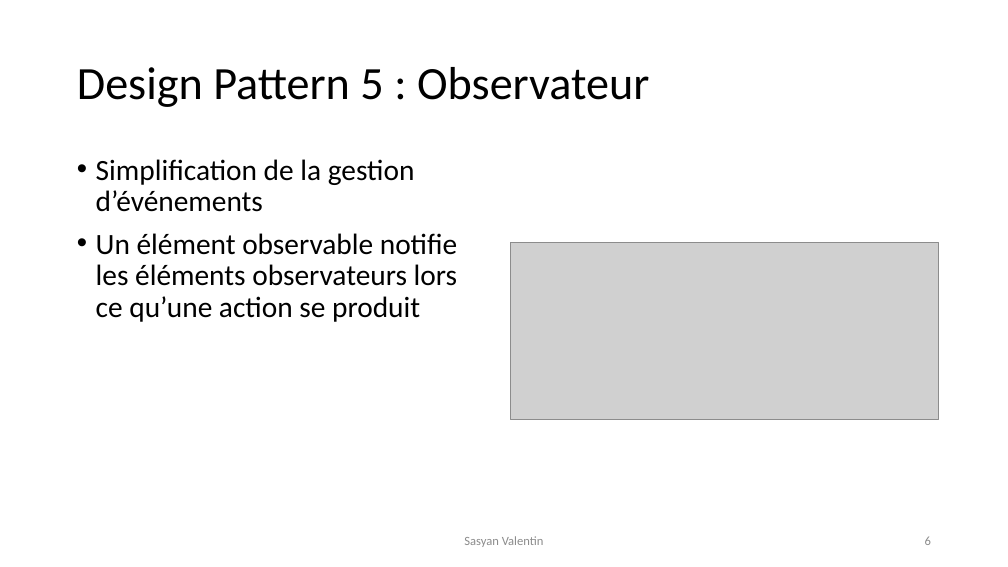
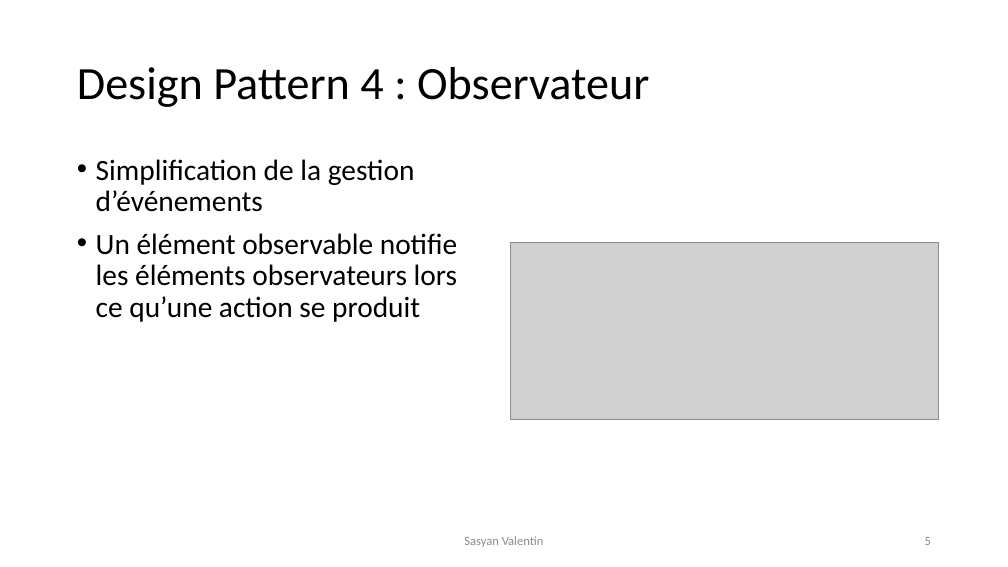
Before and after one commit to VSasyan/AndroidENSG, a slide deck: slide 5 of 0_ressources/design_patterns.pptx (slide 6 before the commit). Drawn at 1008x567 pixels with LibreOffice and Linux fonts; fonts in the diff are those of the drawing; grey boxes stand for pictures. Boxes give left, top, right and bottom in pixels: in the first picture for what was removed or moved away, otherwise in the second. Text is boxed around its words. In the diff, an @@ line names an element or a change of style, - is before the commit and + after.

```diff
--- a/0_ressources/design_patterns.pptx
+++ b/0_ressources/design_patterns.pptx
@@ title at [77,67,649,107]: text changed @@
-Design Pattern 5 : Observateur
+Design Pattern 4 : Observateur
```
Also in this commit, not shown: 1 slide removed, 9 other files.
